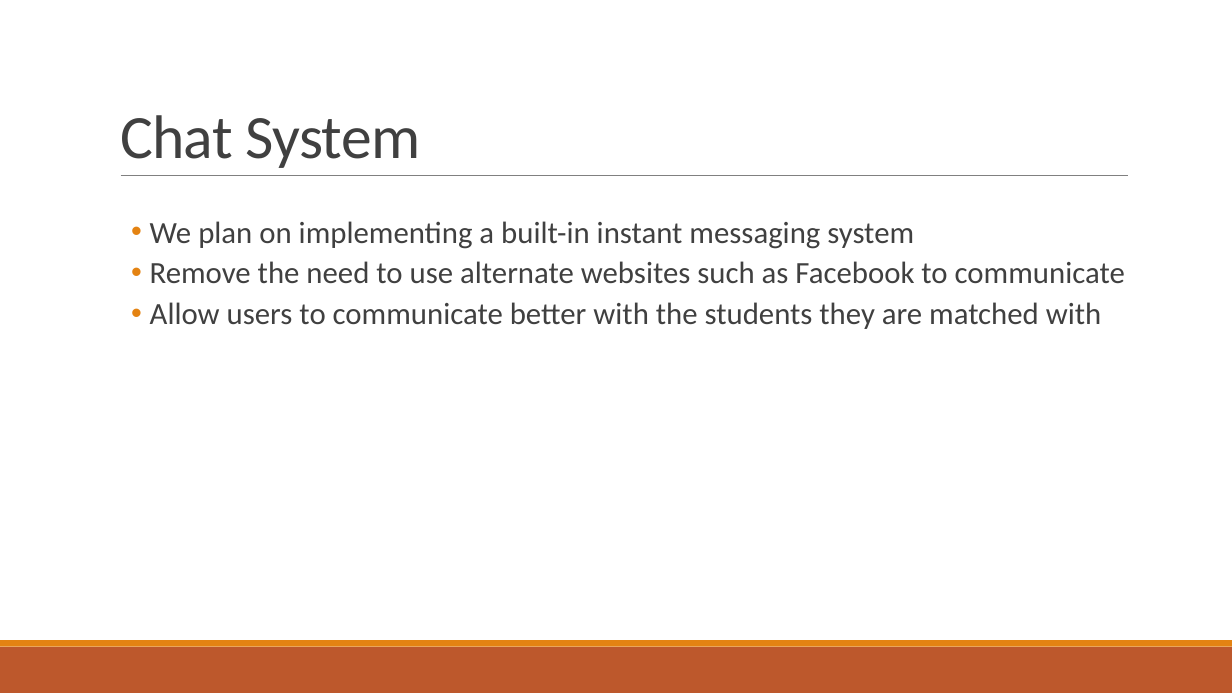
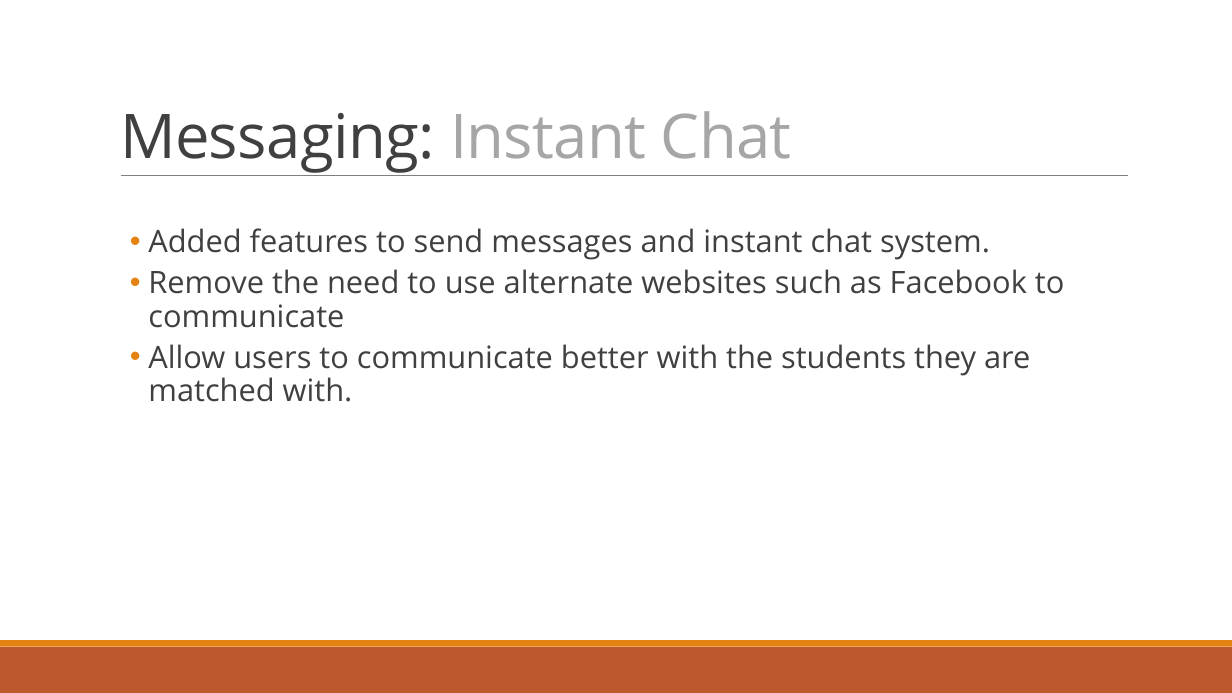
Before and after one commit to dragosthealex/roomies, a slide deck: slide 11 of res/presentation1/final_presentation.pptx (slide 14 before the commit). Drawn at 1232x693 pixels with LibreOffice and Linux fonts; fonts in the diff are those of the drawing. Boxes give left, top, right and bottom in pixels: in the first picture for what was removed or moved away, otherwise in the second. Text is boxed around its words. In the diff, an @@ line names an element or a change of style, - is before the commit and + after.

```diff
--- a/res/presentation1/final_presentation.pptx
+++ b/res/presentation1/final_presentation.pptx
@@ title at [120, 111, 792, 173]: text changed; font Calibri to Open Sans; text colour #404040 to #A6A6A6 @@
-Chat System
+Messaging: Instant Chat
@@ text "Added features to send messages ...": place and size @@
-text "Added features to send messages ..." at [150, 221, 1125, 329]
+text "Added features to send messages ..." at [148, 228, 1064, 402]
@@ text at [148, 228, 990, 260]: text changed; font Calibri to Open Sans @@
-  • We plan on implementing a built-in instant messaging system
+  • Added features to send messages and instant chat system.
@@ text at [148, 269, 1064, 328]: font Calibri to Open Sans in "Remove the need to use alternate websites ..." @@
@@ text at [148, 344, 1030, 402]: text changed; font Calibri to Open Sans @@
-  • Allow users to communicate better with the students they are matched with
+  • Allow users to communicate better with the students they are matched with.
```
Also in this commit, not shown: 10 other slides changed, 9 slides added, 18 slides removed, 1 other file.
